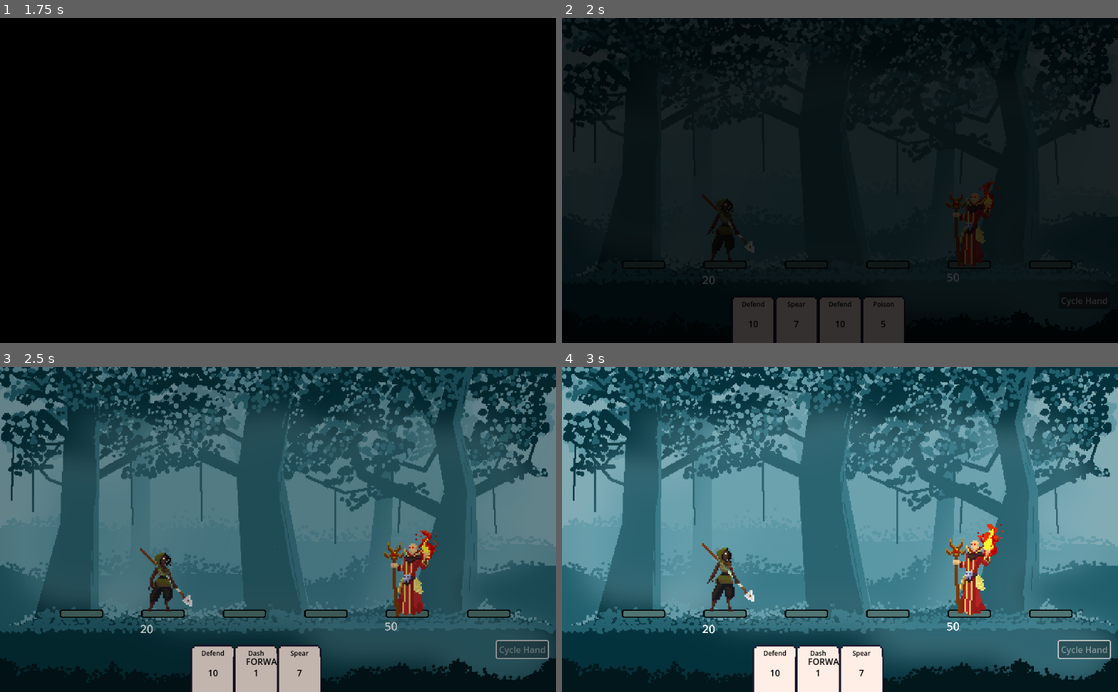
Above: before the commit, frames 1-4 (two rows, left to right).
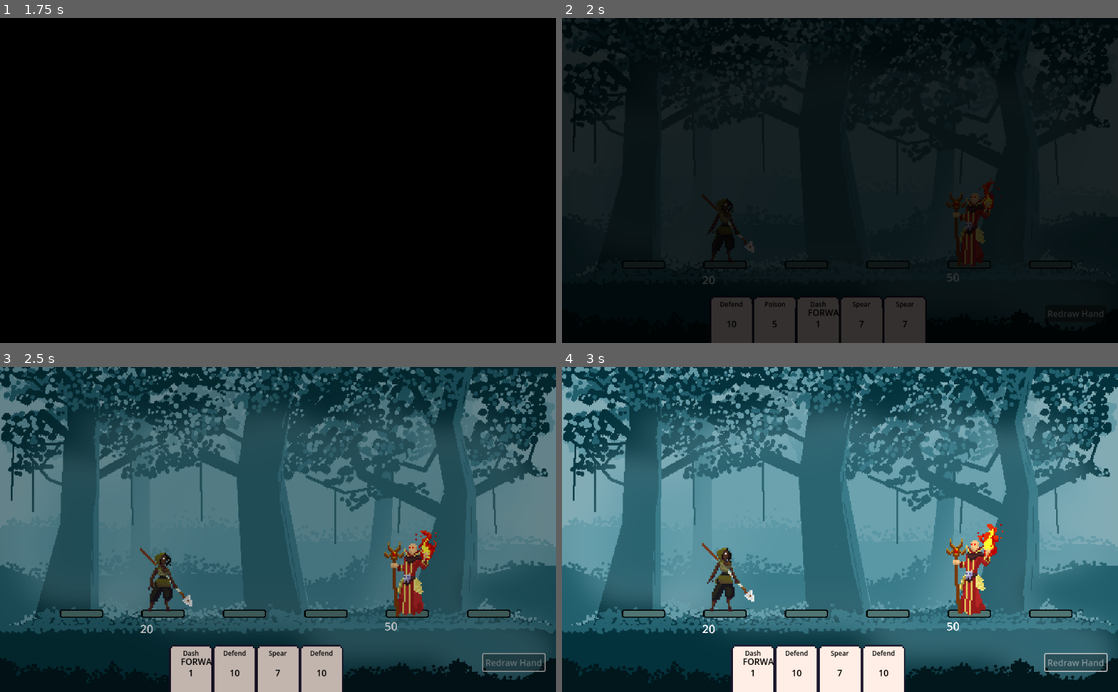
Above: after the commit, the same moments.

Repository: maxnovak/card-battle-time
Game: Godot game, scene res://Game.tscn
Same seed, same stepped clock (60 frames per second), same inputs: the game is played once before the commit and once after it.
Inputs (mouse positions are in pixels of both pictures, inside the frame that each line leads up to):
- Up to frame 1 (1.75 s): tap Enter at 0.5 s; move the mouse to (55, 187) at 0.52 s; click (55, 187) at 0.67 s; move the mouse to (111, 164) at 1.27 s; click (111, 164) at 1.42 s
- Up to frame 2 (2 s): no input
- Up to frame 3 (2.5 s): click "Cycle Hand" (after the commit: "Redraw Hand") at 2 s
- Up to frame 4 (3 s): move the mouse to (745, 529) at 2.77 s; click (745, 529) at 2.92 s

Frame 1 is identical in both runs. In frame 2, 1.8% of the frame differs, in the area x 26-98%, y 85-100%; in frame 3, 2.3%; in frame 4, 2.8%, in the area x 30-99%, y 83-100%.

Commit message:
Update hand management code ownership and when draws happen

Diff:
--- a/Combat/Combat.tscn
+++ b/Combat/Combat.tscn
@@ -30,11 +30,11 @@
 offset_bottom = 228.0
 
 [node name="Button" type="Button" parent="GUI"]
-offset_left = 915.0
-offset_top = 556.0
-offset_right = 1009.0
-offset_bottom = 587.0
-text = "Cycle Hand"
+offset_left = 890.0
+offset_top = 580.0
+offset_right = 1003.0
+offset_bottom = 611.0
+text = "Redraw Hand"
 script = ExtResource("5_0oa4f")
 
 [node name="Hero" parent="." instance=ExtResource("6_6yq6n")]
--- a/Combat/combat.gd
+++ b/Combat/combat.gd
@@ -1,6 +1,4 @@
 extends Node2D
-
-var cardScene = preload("res://Card.tscn")
 
 signal PhaseChange(phase: Global.Phases)
 signal combat_end
@@ -35,25 +33,11 @@
 	},
 ]
 
-var deckCards: Array[Card] = []
-var discard: Array[Card] = []
 var playedCard: Card
 var currentPhase: Global.Phases: set = set_phase
 
 func _ready():
-	for huntressCard in Global.HuntressDeck:
-		var card = cardScene.instantiate()
-		card.effect = huntressCard.effect
-		card.amount = huntressCard.amount
-		card.abilityRange = huntressCard.abilityRange
-		card.cardName = huntressCard.cardName
-		card.direction = huntressCard.direction
-		card.flippedCard = huntressCard.flippedCard
-		card.card_clicked.connect($Hand._on_card_clicked.bind(card))
-		deckCards.append(card)
-	deckCards.shuffle()
-	dealCards()
-
+	$Hand.constructDeck(Global.HuntressDeck)
 	$Enemy.init(EnemyClass.new({
 		name = "Evil Wizard",
 		sprite = "",
@@ -96,28 +80,6 @@
 		if card.direction == Global.Direction.BACKWARDS:
 			hero_position -= 1
 
-func dealCards():
-	if deckCards.size() >= 3:
-		for i in range(3):
-			var card = deckCards.pop_front()
-			card.position = Vector2(80*i, 0)
-			$Hand.add_child(card, true)
-		return
-
-	discard.shuffle()
-	deckCards.append_array(discard)
-	discard.clear()
-
-	for i in range(3):
-		var card = deckCards.pop_front()
-		card.position = Vector2(80*i, 0)
-		$Hand.add_child(card, true)
-
-func shuffleDeck():
-	discard.shuffle()
-	deckCards.append_array(discard)
-	discard.clear()
-
 func enemyAttack():
 	$Enemy.changeState("attack")
 	if !hero_position in $Enemy.chosenAction.abilityRange:
@@ -146,15 +108,10 @@
 		await $AttackTimer.timeout
 
 	if phase == Global.Phases.DRAW:
-		if deckCards.size() == 0:
-			shuffleDeck()
-		var card = deckCards.pop_front()
-		card.position = Vector2(80*$Hand.get_child_count(), 0)
-		$Hand.add_child(card, true)
+		$Hand.draw()
 		currentPhase = Global.TurnOrder[Global.TurnOrder.find(currentPhase) + 1]
 
 	if phase == Global.Phases.PLAY_CARD:
-		$GUI/Button.disabled = false
 		pass
 
 	if phase == Global.Phases.PLAYER_COMBAT:
@@ -178,7 +135,6 @@
 		for target in $Enemy.chosenAction.abilityRange:
 			$"GUI/Battle Grid".targetSpace(target)
 		currentPhase = Global.TurnOrder[Global.TurnOrder.find(currentPhase) + 1]
-		pass
 
 	if phase == Global.Phases.ENEMY_CLEANUP:
 		if $Enemy.damage_over_time > 0:
--- a/Combat/hand.gd
+++ b/Combat/hand.gd
@@ -1,8 +1,16 @@
 extends Node2D
+
+var cardScene = preload("res://Card.tscn")
 
 signal DisplayError(message: String)
 
+@export
+var handSize = 5
+
 const cardWidthMove = 80
+
+var deckCards: Array[Card] = []
+var discard: Array[Card] = []
 
 # Called when the node enters the scene tree for the first time.
 func _notification(what):
@@ -44,9 +52,23 @@
 		return
 
 	remove_child(card)
-	get_parent().discard.append(card)
+	discard.append(card)
 	get_parent().playedCard = card
 	get_parent().currentPhase = Global.TurnOrder[Global.TurnOrder.find(get_parent().currentPhase) + 1]
+
+func constructDeck(deck: Array[CardClass]):
+	for heroCard in deck:
+		var card = cardScene.instantiate()
+		card.effect = heroCard.effect
+		card.amount = heroCard.amount
+		card.abilityRange = heroCard.abilityRange
+		card.cardName = heroCard.cardName
+		card.direction = heroCard.direction
+		card.flippedCard = heroCard.flippedCard
+		card.card_clicked.connect(_on_card_clicked.bind(card))
+		deckCards.append(card)
+	deckCards.shuffle()
+	dealCards(handSize)
 
 func is_unplayable(card):
 	if card.effect == Global.EffectTypes.MOVEMENT \
@@ -59,6 +81,29 @@
 		return "Cannot move back anymore"
 	return null
 
+func dealCards(numberOfCards: int):
+	if deckCards.size() < numberOfCards:
+		discard.shuffle()
+		deckCards.append_array(discard)
+		discard.clear()
+
+	for i in range(numberOfCards):
+		var card = deckCards.pop_front()
+		card.position = Vector2(80*i, 0)
+		add_child(card, true)
+
+func draw():
+	if deckCards.size() == 0:
+		shuffleDeck()
+	var card = deckCards.pop_front()
+	card.position = Vector2(80*get_child_count(), 0)
+	add_child(card, true)
+
+func shuffleDeck():
+	discard.shuffle()
+	deckCards.append_array(discard)
+	discard.clear()
+
 func _on_button_pressed():
 	if !get_parent().currentPhase == Global.Phases.PLAY_CARD:
 		return
@@ -66,5 +111,5 @@
 	var cards = get_children()
 	for card in cards:
 		remove_child(card)
-		get_parent().discard.append(card)
-	get_parent().dealCards()
+		discard.append(card)
+	dealCards(handSize-1)
--- a/Global.gd
+++ b/Global.gd
@@ -33,11 +33,11 @@
 }
 
 const TurnOrder = [
-	Phases.DRAW,
 	Phases.ENEMY_CHOOSES_NEXT_ACTION,
 	Phases.PLAY_CARD,
 	Phases.PLAYER_COMBAT,
 	Phases.PLAYER_CLEANUP,
+	Phases.DRAW,
 	Phases.ENEMY_ACTION,
 	Phases.ENEMY_CLEANUP,
 ]
